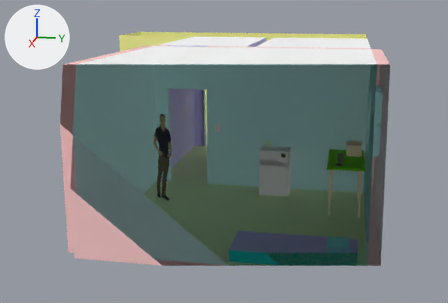
The COLLADA model assets/first_apartment_bad.dae as it was, and as the next commit left it.
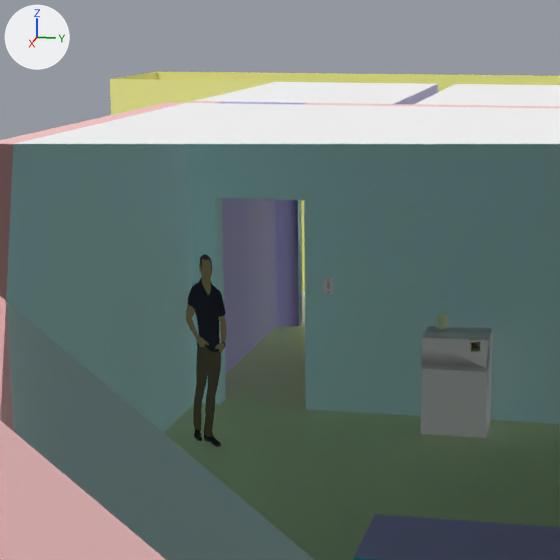
There are two pictures of each version: one whole from a 50 mm camera at (11.7, 2.73, 3.98) aimed at (-1.59, 0.07, 0.65), one close up on the part from 16% to 72% of the width and 0% to 83% of the height. The axes (+X, +Y, +Z) are drawn at upper left. The lights are the same throughout. Everything nearer to the camera than a plane just in front of the edit is cut away. Where no turn or scale is listed for an object, it has been applied to the vertices.

The scene before the commit, as lines of its bpy script (objects in view):
```python
me_chris = bpy.data.meshes.new('Chris')
me_chris.from_pydata(...)  # 652 vertices, 974 faces; spans x -0.19..0.39, y 0.0, z 0.0..1.77
# faces by material slot: [335, 56, 304, 56, 86, 137]
me_chris.materials.append(mat_chris_shirt)  # black #282634
me_chris.materials.append(mat_chris_shoe)  # black #171616
me_chris.materials.append(mat_chris_skin)  # brown #c0a473
me_chris.materials.append(mat_chris_shoe_sole)  # grey #7b7676
me_chris.materials.append(mat_chris_hair)  # dark grey #474c4a
me_chris.materials.append(mat_chris_pants)  # brown #70644a
me_group_0 = bpy.data.meshes.new('group_0')
me_group_0.from_pydata(...)  # 28 vertices, 46 faces; spans x -0.2..3.28, y 0.0..2.17, z 0.0..3.0
# faces by material slot: [22, 10, 10, 4]
me_group_0.materials.append(mat_color_i01)  # blue #ccccff
me_group_0.materials.append(mat_color_f01)  # green #e5ffcc
me_group_0.materials.append(mat_color_h01)  # cyan #ccffff
me_group_0.materials.append(mat_material)  # white #ffffff
me_wall = bpy.data.meshes.new('wall')
me_wall.from_pydata([(0.0, 3.38, 3.0), (0.0, 0.0, 0.0), (0.0, 0.0, 3.0), (0.0, 3.38, 0.0), (0.2, 3.38, 0.0), (0.2, 0.0, 0.0), (0.2, 0.0, 3.0), (0.2, 3.38, 3.0)], [], [(0, 1, 2), (1, 0, 3), (4, 1, 3), (1, 4, 5), (5, 2, 1), (2, 5, 6), (6, 0, 2), (0, 6, 7), (3, 7, 4), (7, 3, 0)])
me_wall.materials.append(mat_color_a01)  # pink #ffcccc
ob_chris = bpy.data.objects.new('Chris', me_chris)
ob_chris.parent = ob_sketchup
ob_chris.location = (0.0211, -0.931, 0.00793)
ob_chris.rotation_euler = (0.0, 0.0, 0.963)  # degrees (0, 0, 55)
ob_group_0 = bpy.data.objects.new('group_0', me_group_0)
ob_group_0.location = (-4.69, -1.38, 0.0)
ob_wall = bpy.data.objects.new('wall', me_wall)
ob_wall.location = (-1.41, -0.23, 0.0)
# also in view: 'group_4' at (0.79, 0.88, 1.5); 'wall.003' at (0.89, -1.48, 1.5); 'group_22' at (2.41, 2.01, 0.09); 'group_15' at (-0.88, 1.31, 0.47); 'wall.002' at (3.1, 0.88, 1.5)
```
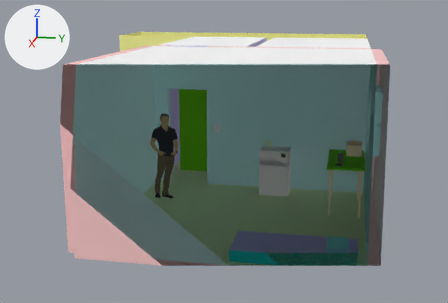
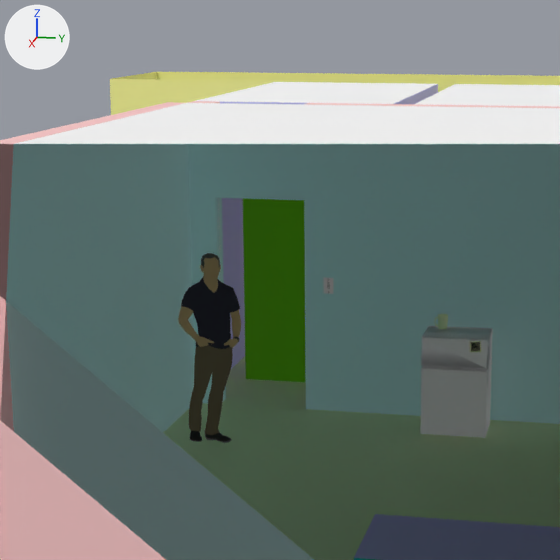
Commit message: early test of door / hinges

Pixel boxes [x1, y1, x2, y2] of what changed, in the close-ups (560 x 560 px):
'door', added (green)
    after: [243, 199, 305, 382]
'Chris', turned
    before: [186, 254, 226, 447]
    after: [178, 253, 241, 443]

Edits to the bpy script that builds the scene:
```text
Add mat_color_i04:
    mat_color_i04 = principled_material('Color_I04')
    mat_color_i04.base_color = (0.0319, 0.0319, 1.0)  # blue #3232ff
    mat_color_i04.roughness = 0.9
Add mat_color_c02:
    mat_color_c02 = principled_material('Color_C02')
    mat_color_c02.base_color = (1.0, 0.604, 0.319)  # beige #ffcc99
    mat_color_c02.roughness = 0.9
Add me_door:
    me_door.from_pydata([(0.06, 0.0, 2.09), (0.0, 0.0, 0.0), (0.06, 0.0, 0.0), (0.0, 0.0, 2.09), (0.06, 0.88, 0.0), (0.0, 0.88, 0.0), (0.0, 0.88, 2.09), (0.06, 0.88, 2.09)], [], [(0, 1, 2), (1, 0, 3), (4, 1, 5), (1, 4, 2), (0, 6, 3), (6, 0, 7), (6, 4, 5), (4, 6, 7), (4, 0, 2), (0, 4, 7), (6, 1, 3), (1, 6, 5)])
    for i in [8, 9]: me_door.polygons[i].material_index = 1
    for i in [10, 11]: me_door.polygons[i].material_index = 2
    me_door.materials.append(mat_color_c02)  # beige #ffcc99
    me_door.materials.append(mat_color_f06)  # green #66cc00
    me_door.materials.append(mat_color_i04)  # blue #3232ff
Change ob_chris:
    ob_chris.rotation_euler: (0.0, 0.0, 0.963) -> (0.0, 0.0, 1.611)  # degrees (0, 0, 55) -> degrees (0, 0, 92)
Add ob_door:
    ob_door = bpy.data.objects.new('door', me_door)
    ob_door.location = (-2.24, -1.11, 0.0)
```
